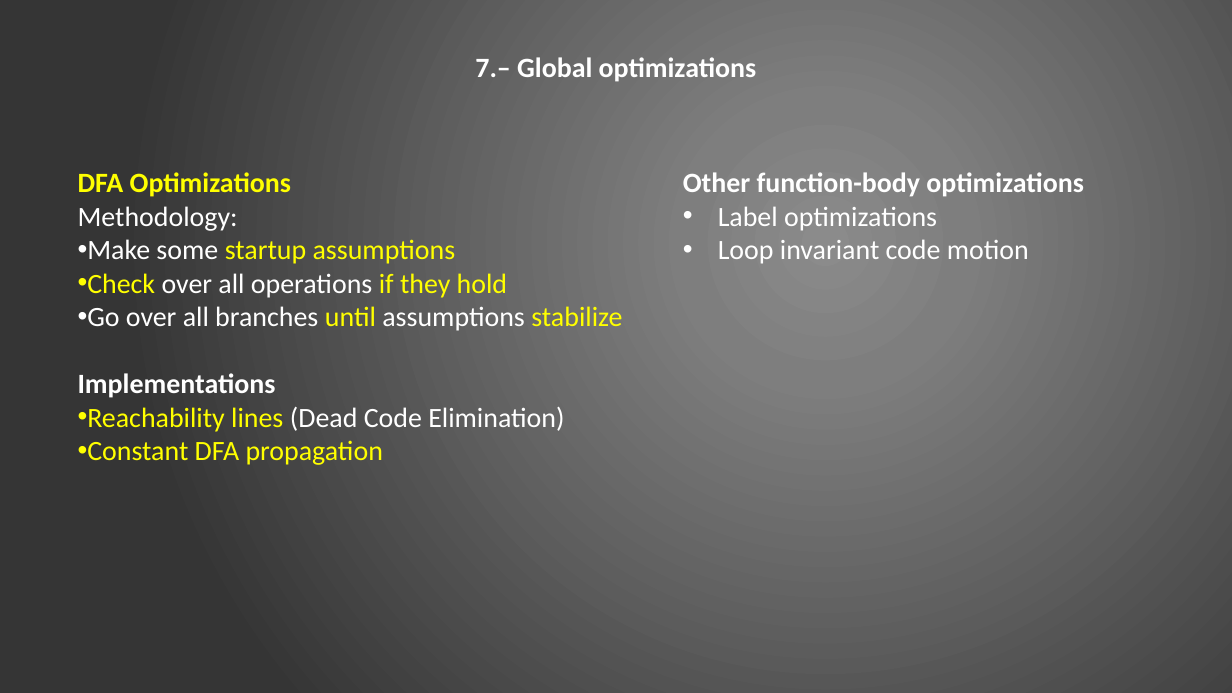
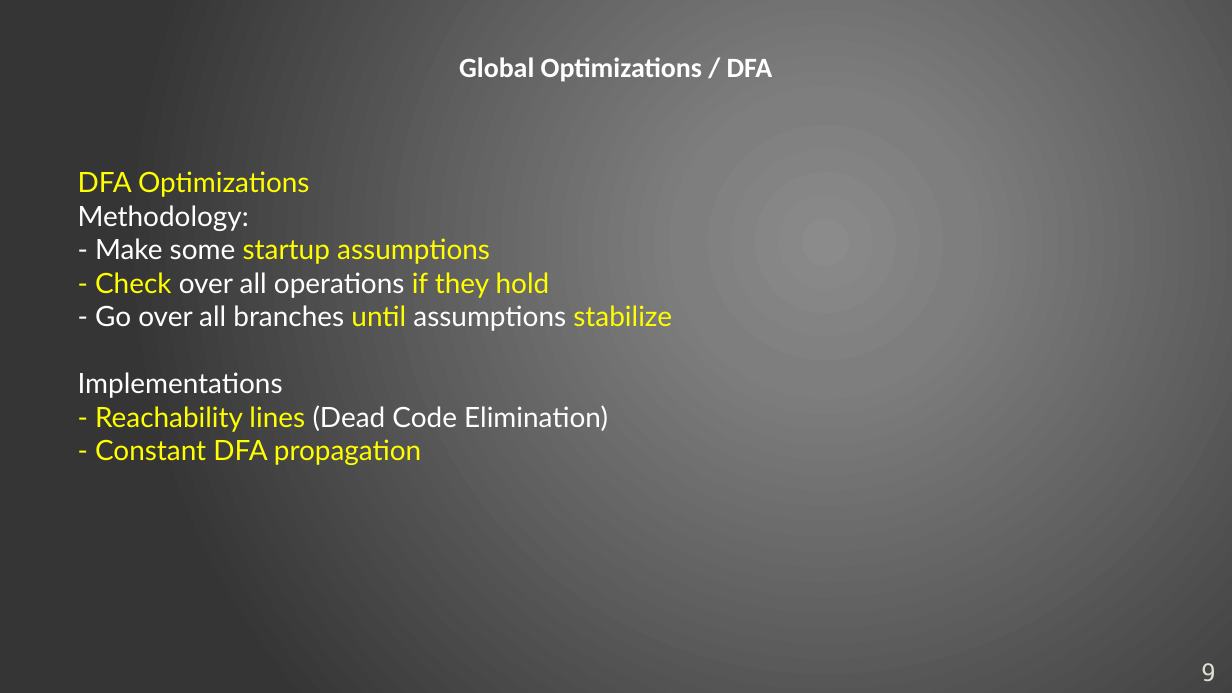
Before and after one commit to ciplogic/CodeRefractor, a slide deck: slide 9 of Documentation/Slides_final.pptx. Drawn at 1232x693 pixels with LibreOffice and Linux fonts; fonts in the diff are those of the drawing. Boxes give left, top, right and bottom in pixels: in the first picture for what was removed or moved away, otherwise in the second. Text is boxed around its words. In the diff, an @@ line names an element or a change of style, - is before the commit and + after.

```diff
--- a/Documentation/Slides_final.pptx
+++ b/Documentation/Slides_final.pptx
@@ text at box(459, 57, 773, 82): text changed @@
-7.– Global optimizations
+Global Optimizations / DFA
@@ text at box(78, 171, 309, 398): font Calibri to Lato in "DFA Optimizations", "Methodology:", "Implementations"; bold off in "DFA Optimizations", "Implementations" @@
@@ text removed at box(683, 172, 1084, 264) @@
-Other function-body optimizations
-• Label optimizations
-• Loop invariant code motion
@@ text at box(95, 238, 672, 331): text changed; font Calibri to Lato @@
-• Make some startup assumptions
-• Check over all operations if they hold
-• Go over all branches until assumptions stabilize
+- Make some startup assumptions
+- Check over all operations if they hold
+- Go over all branches until assumptions stabilize
@@ text at box(95, 405, 608, 465): text changed; font Calibri to Lato @@
-• Reachability lines (Dead Code Elimination)
-• Constant DFA propagation
+- Reachability lines (Dead Code Elimination)
+- Constant DFA propagation
@@ page number added at box(1202, 663, 1216, 681), 16 pt, text #E0E0D4 @@
+9
```
Also in this commit, not shown: 11 other slides changed, 2 slides added, 2 slides removed, 1 other file.
